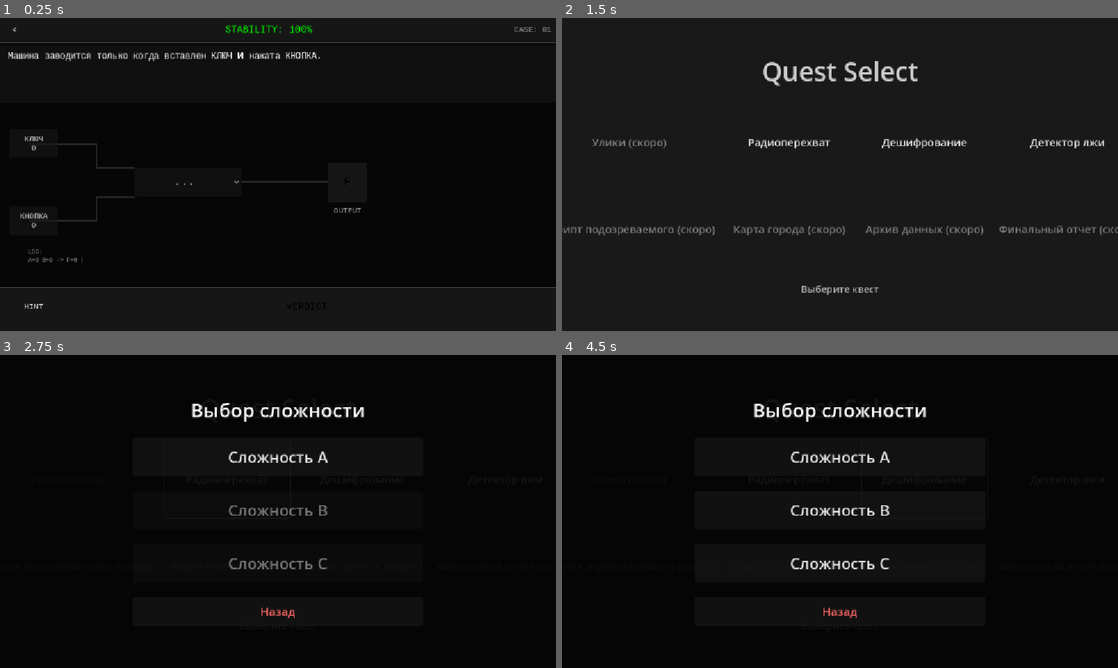
Above: before the commit, frames 1-4 (two rows, left to right).
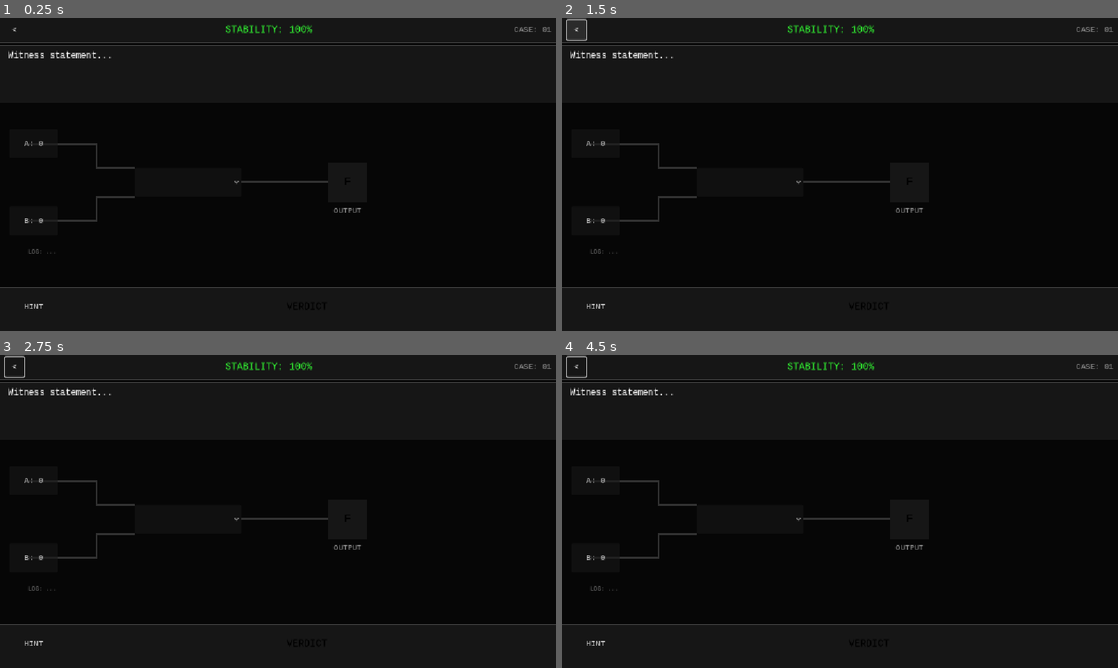
Above: after the commit, the same moments.

Repository: Nurik-dotcom/untmatric
Game: Godot game, scene res://scenes/LogicQuestA.tscn
Same seed, same stepped clock (60 frames per second), same inputs: the game is played once before the commit and once after it. This scene is started directly instead of the project's main scene.
Inputs (mouse positions are in pixels of both pictures, inside the frame that each line leads up to):
- Up to frame 1 (0.25 s): no input
- Up to frame 2 (1.5 s): click "VERDICT" at 0.5 s; click "<" at 1.25 s
- Up to frame 3 (2.75 s): click (227, 480) at 2 s, where only the run before the commit has a clickable "Радиоперехват"
- Up to frame 4 (4.5 s): click (840, 458) at 2.75 s, where only the run before the commit has a clickable "Сложность A"; click "<" at 3.5 s; click (923, 480) at 4.25 s, where only the run before the commit has a clickable "Дешифрование"

The runs differ from the first frame. In frame 1, 1.3% of the frame differs, in the area x 0-100%, y 2-79%; in frame 2, 5.0%, in the area x 0-100%, y 0-93%; in frame 3, 3.4%; in frame 4, 3.5%.
Error after the commit: Parse Error: Identifier "status_label" not declared in the current scope. (res://scenes/LogicQuestA.gd:378)

Commit message:
Finalize Radio Quest A and Refactor Logic Quest A
- RadioQuestA: Implemented full 6-block layout with detailed analytics, forced sampling (timed mode), and anchor tasks.
- LogicQuestA: Implemented "Safe Mode" (auto-solve on 3rd fail), Verdict Shield (anti-spam), and fixed UI theming (dark panels).
- GlobalMetrics: Updated logging schema to support new Radio Quest payloads (is_fit vs is_correct).

Co-authored-by: Nurik-dotcom <84225078+Nurik-dotcom@users.noreply.github.com>

Diff:
--- a/scenes/LogicQuestA.gd
+++ b/scenes/LogicQuestA.gd
@@ -12,6 +12,9 @@
 const GATE_NAND = "NAND"
 const GATE_NOR = "NOR"
 
+const MAX_ATTEMPTS = 3
+const VERDICT_LOCK_TIME = 2.0
+
 # Cases Data
 const CASES = [
 	# --- PHASE 1: TRAINING (Words -> Logic) ---
@@ -137,6 +140,10 @@
 var hints_used: int = 0
 var start_time_msec: int = 0
 
+var last_verdict_time: float = 0.0
+var verdict_timer: Timer = null
+var is_safe_mode: bool = false
+
 # Colors for Wires/Effects
 const COLOR_WIRE_OFF = Color(0.15, 0.15, 0.15, 1) # Dark Grey
 const COLOR_WIRE_ON = Color(1.2, 1.2, 1.2, 1)     # Glowing White (HDR)
@@ -147,6 +154,13 @@
 	_setup_gate_selector()
 	_update_stability_ui(GlobalMetrics.stability, 0)
 	GlobalMetrics.stability_changed.connect(_update_stability_ui)
+	GlobalMetrics.game_over.connect(_on_game_over)
+
+	verdict_timer = Timer.new()
+	verdict_timer.one_shot = true
+	verdict_timer.timeout.connect(_on_verdict_unlock)
+	add_child(verdict_timer)
+
 	load_case(0)
 
 func _setup_gate_selector():
@@ -182,15 +196,19 @@
 	case_attempts = 0
 	hints_used = 0
 	start_time_msec = Time.get_ticks_msec()
+	is_safe_mode = false
 
 	# Update UI Text
 	story_text.text = current_case.witness_text
-	stats_label.text = "CASE: %02d" % (idx + 1)
+	_update_stats_ui()
 	journal_label.text = "LOG: SYSTEM READY"
 
 	# Reset Inputs
 	input_a_btn.button_pressed = false
 	input_b_btn.button_pressed = false
+	input_a_btn.disabled = false
+	input_b_btn.disabled = false
+	btn_hint.disabled = false
 	_update_input_labels()
 
 	# Handle NOT gate (Single input)
@@ -258,6 +276,7 @@
 	if not seen_combinations.has(key):
 		seen_combinations[key] = out_val
 		_update_journal_log()
+		_update_stats_ui()
 
 func _calculate_gate_output(a: bool, b: bool, type: String) -> bool:
 	match type:
@@ -284,6 +303,16 @@
 		_play_click()
 
 func _on_verdict_pressed():
+	if is_safe_mode: return
+
+	# Anti-spam
+	var current_time = Time.get_ticks_msec() / 1000.0
+	if current_time - last_verdict_time < 0.8:
+		_show_feedback("Не тыкай. Проверь факты.", Color(1, 0.5, 0))
+		_lock_verdict(3.0)
+		return
+	last_verdict_time = current_time
+
 	if selected_gate_guess == "":
 		_show_feedback("SELECT GATE FIRST", Color(1, 1, 0))
 		return
@@ -292,6 +321,7 @@
 	if seen_combinations.size() < min_seen:
 		_show_feedback("INSUFFICIENT DATA (%d/%d)" % [seen_combinations.size(), min_seen], Color(1, 0.5, 0))
 		_apply_penalty(2.0)
+		_lock_verdict(2.0)
 		return
 
 	if selected_gate_guess == current_case.gate:
@@ -301,12 +331,52 @@
 		_disable_controls()
 	else:
 		case_attempts += 1
-		var penalty = 10.0 + (case_attempts * 5.0)
+		_update_stats_ui()
+
+		var penalty = 10.0
+		if case_attempts == 2: penalty = 15.0
+		elif case_attempts >= 3: penalty = 25.0
+
 		_apply_penalty(penalty)
 		_show_feedback("ACCESS DENIED (-%d)" % int(penalty), Color(1, 0, 0))
 
-		if GlobalMetrics.stability <= 0:
-			_on_system_failure()
+		if case_attempts >= MAX_ATTEMPTS:
+			_enter_safe_mode()
+
+func _lock_verdict(duration: float):
+	if is_safe_mode: return
+	btn_verdict.disabled = true
+	verdict_timer.start(duration)
+
+func _on_verdict_unlock():
+	if is_safe_mode: return
+	if GlobalMetrics.stability > 0:
+		btn_verdict.disabled = false
+
+func _enter_safe_mode():
+	is_safe_mode = true
+	_disable_controls()
+	btn_verdict.disabled = true
+	btn_next.visible = true
+
+	# Auto-select correct gate
+	for i in range(gate_selector.item_count):
+		if gate_selector.get_item_metadata(i) == current_case.gate:
+			gate_selector.select(i)
+			gate_selector.disabled = true
+			break
+
+	var gate_symbol = "?"
+	match current_case.gate:
+		GATE_AND: gate_symbol = "& (AND)"
+		GATE_OR: gate_symbol = "1 (OR)"
+		GATE_NOT: gate_symbol = "¬ (NOT)"
+		GATE_XOR: gate_symbol = "⊕ (XOR)"
+		GATE_NAND: gate_symbol = "| (NAND)"
+		GATE_NOR: gate_symbol = "↓ (NOR)"
+
+	status_label.text = "SAFE MODE: правильный вентиль — %s. Система сброшена." % gate_symbol
+	_show_feedback("SAFE MODE ACTIVATED", Color(1, 0.5, 0))
 
 func _show_feedback(msg: String, col: Color):
 	feedback_label.text = msg
@@ -316,9 +386,6 @@
 func _apply_penalty(amount):
 	GlobalMetrics.stability = max(0.0, GlobalMetrics.stability - amount)
 	GlobalMetrics.stability_changed.emit(GlobalMetrics.stability, -amount)
-
-	if GlobalMetrics.stability <= 0:
-		_on_system_failure()
 
 func _update_stability_ui(val, _change):
 	stability_label.text = "STABILITY: %d%%" % int(val)
@@ -329,29 +396,34 @@
 	else:
 		stability_label.add_theme_color_override("font_color", Color(0, 1, 0))
 
+func _update_stats_ui():
+	var min_seen = current_case.get("min_seen", 2)
+	stats_label.text = "CASE: %02d | ATT: %d/%d | FACTS: %d/%d" % [
+		current_case_index + 1,
+		case_attempts,
+		MAX_ATTEMPTS,
+		seen_combinations.size(),
+		min_seen
+	]
+
+func _on_game_over():
+	_enter_safe_mode()
+	# The original game over panel is now redundant if we want "Safe Mode" style instead
+	# But per instructions, if stability drops to 0, we enter Safe Mode.
+	# We can keep the glitch effect if desired, but "Safe Mode" implies continuing.
+	# Let's hide the old game over panel if it pops up via other paths, or just not use it.
+	game_over_panel.visible = false
+
 func _on_system_failure():
-	game_over_panel.visible = true
-	game_over_label.text = "CRITICAL LOGIC FAILURE\nSYSTEM HALTED"
-	input_a_btn.disabled = true
-	input_b_btn.disabled = true
-	gate_selector.disabled = true
-	btn_verdict.disabled = true
-
-	# Glitch visual effect simulation
-	var tween = create_tween()
-	tween.tween_property($MainLayout, "modulate", Color(1, 0, 0), 0.1)
-	tween.tween_property($MainLayout, "modulate", Color(1, 1, 1), 0.1)
-	tween.set_loops(5)
+	# Deprecated by Safe Mode logic, but kept as fallback/extreme fail
+	_enter_safe_mode()
 
 func _on_restart_pressed():
+	# Legacy restart, might not be needed if Safe Mode handles everything
 	GlobalMetrics.stability = 100.0
 	GlobalMetrics.stability_changed.emit(100.0, 0)
 	game_over_panel.visible = false
-	input_a_btn.disabled = false
-	input_b_btn.disabled = false
-	gate_selector.disabled = false
-	btn_verdict.disabled = false
-	load_case(current_case_index) # Retry current
+	load_case(current_case_index)
 
 func _on_back_button_pressed():
 	get_tree().change_scene_to_file("res://scenes/QuestSelect.tscn")
--- a/scenes/LogicQuestA.tscn
+++ b/scenes/LogicQuestA.tscn
@@ -88,6 +88,7 @@
 [node name="StoryPanel" type="PanelContainer" parent="MainLayout"]
 custom_minimum_size = Vector2(0, 120)
 layout_mode = 2
+theme_override_styles/panel = SubResource("StyleBoxFlat_controls")
 
 [node name="StoryMargin" type="MarginContainer" parent="MainLayout/StoryPanel"]
 layout_mode = 2
